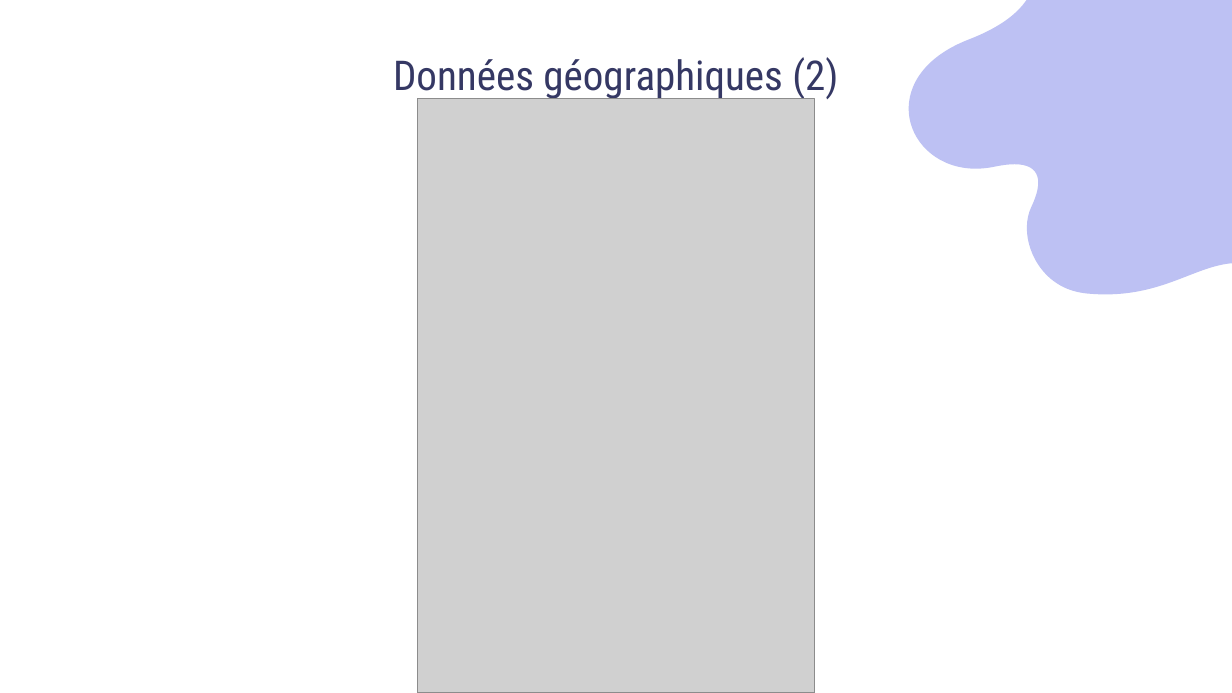
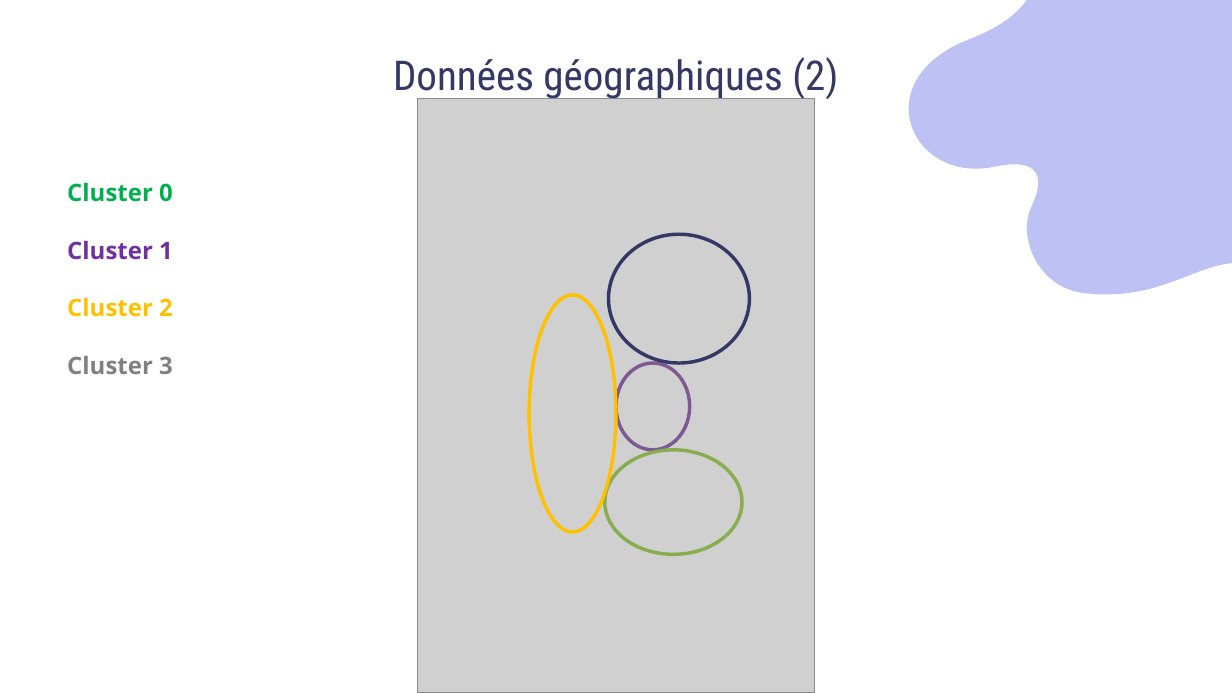
Before and after one commit to Sylvariane/Anticipez_les_besoins_en_electricite, a slide deck: slide 11 of Pélec_03_presentation.pptx. Drawn at 1232x693 pixels with LibreOffice and Linux fonts; fonts in the diff are those of the drawing; grey boxes stand for pictures. Boxes give left, top, right and bottom in pixels: in the first picture for what was removed or moved away, otherwise in the second. Text is boxed around its words. In the diff, an @@ line names an element or a change of style, - is before the commit and + after.

```diff
--- a/Pélec_03_presentation.pptx
+++ b/Pélec_03_presentation.pptx
@@ text added at [67, 182, 173, 374], 14 pt, text #00B050, bold @@
+Cluster 0
+Cluster 1
+Cluster 2
+Cluster 3
@@ ellipse added at [609, 234, 749, 363], outline #353864 2 pt @@
@@ ellipse added at [530, 294, 616, 531], outline #FFC000 2 pt @@
@@ ellipse added at [616, 363, 690, 450], outline #7E5892 2 pt @@
@@ ellipse added at [605, 450, 742, 554], outline #87AD4E 2 pt @@
```
Also in this commit, not shown: 12 other slides changed, 7 slides added, 1 slide removed, 2 other files.
